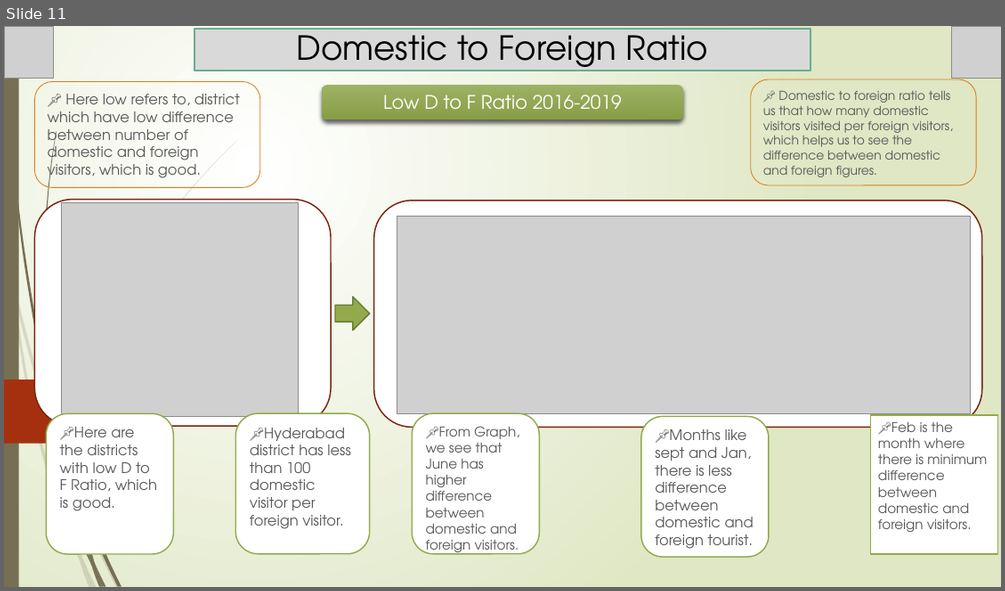
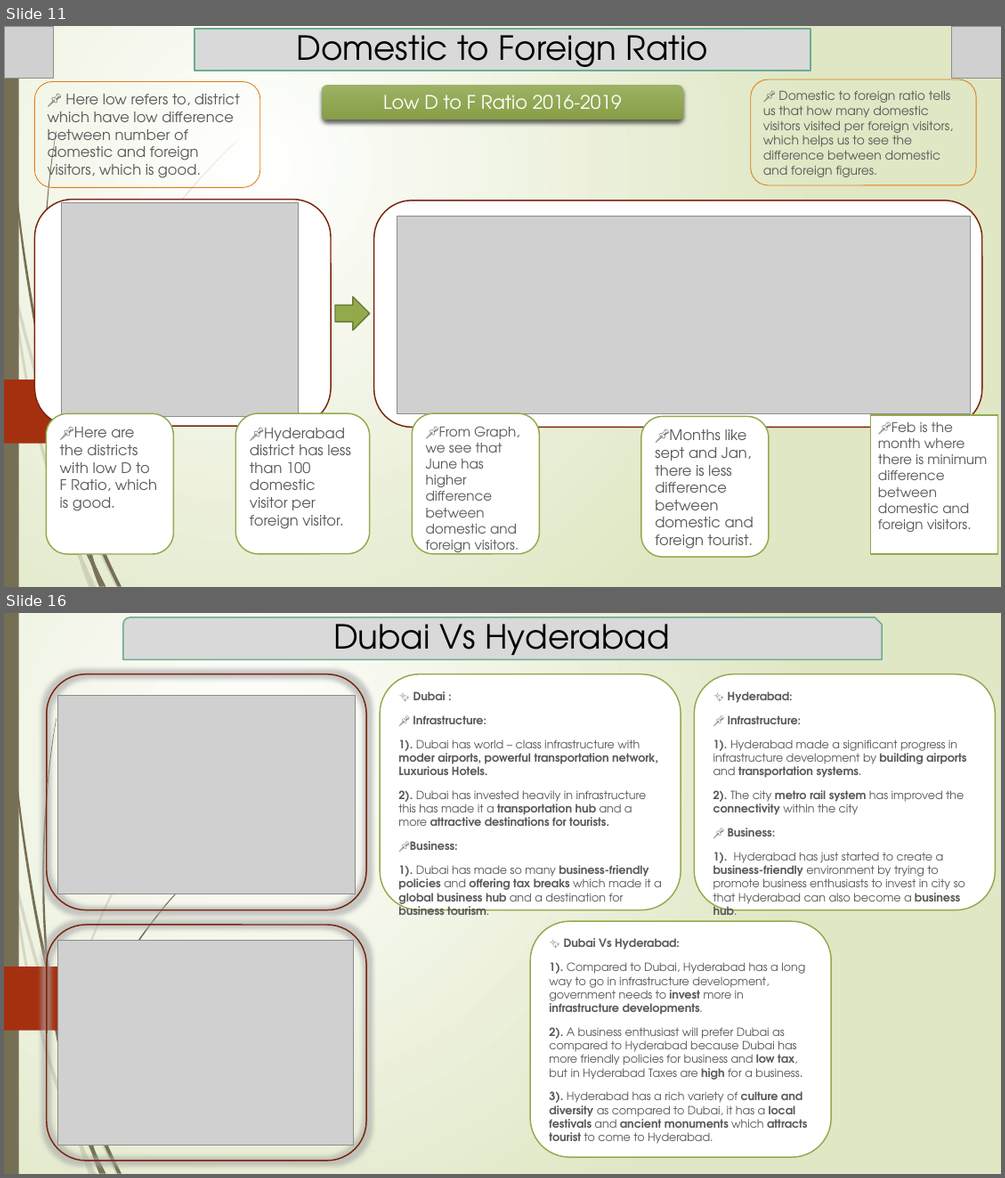
Before and after one commit to Kartik-Lohar/Telangana_Tourism, a slide deck: Tourism Challenge by Codebasics.pptx. Shown one above the other, each under a label of ours: slide 11 before the commit, slides 11 and 16 after it; the slides between them are not shown. The pictures are 1005x591 and 1005x1178 pixels, drawn with LibreOffice and Linux fonts; fonts in the diff are those of the drawing; grey boxes stand for pictures. Boxes give left, top, right and bottom in pixels: in the first picture for what was removed or moved away, otherwise in the second. Text is boxed around its words. In the diff, an @@ line names an element or a change of style, - is before the commit and + after.

Commit message:
Added Dubai Vs Hyderabad slides

```diff
--- a/Tourism Challenge by Codebasics.pptx
+++ b/Tourism Challenge by Codebasics.pptx
@@ slide 16 added at [4, 613, 1001, 1174], background gradient #FFFFFF to #DFE8C4; not listed: 21 template elements that a slide beside it also shows @@
@@ snip round rect added at [123, 617, 882, 659], fill #D9D9D9, outline #6AAC91 1.25 pt, 32 pt, text #000000 @@
+Dubai Vs Hyderabad
@@ rounded rectangle added at [47, 674, 367, 910], outline #7A240C 1.25 pt @@
@@ rounded rectangle added at [380, 674, 680, 910], fill #FFFFFF, outline #92AA4C 1.25 pt, 10.8 pt, text #595959, bold @@
+✨ Dubai :
+📌 Infrastructure:
+1). Dubai has world – class infrastructure with moder airports, powerful transportation network, Luxurious Hotels.
+2). Dubai has invested heavily in infrastructure this has made it a transportation hub and a more attractive destinations for tourists.
+📌Business:
+1). Dubai has made so many business-friendly policies and offering tax breaks which made it a global business hub and a destination for business tourism.
@@ rounded rectangle added at [695, 674, 995, 910], fill #FFFFFF, outline #92AA4C 1.25 pt, 10.8 pt, text #595959 @@
+✨ Hyderabad:
+📌 Infrastructure:
+1). Hyderabad made a significant progress in infrastructure development by building airports and transportation systems.
+2). The city metro rail system has improved the connectivity within the city
+📌 Business:
+1). Hyderabad has just started to create a business-friendly environment by trying to promote business enthusiasts to invest in city so that Hyderabad can also become a business hub.
@@ picture added at [57, 695, 355, 893] @@
@@ rounded rectangle added at [47, 925, 367, 1160], outline #7A240C 1.25 pt @@
@@ rounded rectangle added at [531, 921, 831, 1157], fill #FFFFFF, outline #92AA4C 1.25 pt, 10.8 pt, text #595959 @@
+✨ Dubai Vs Hyderabad:
+1). Compared to Dubai, Hyderabad has a long way to go in infrastructure development, government needs to invest more in infrastructure developments.
+2). A business enthusiast will prefer Dubai as compared to Hyderabad because Dubai has more friendly policies for business and low tax, but in Hyderabad Taxes are high for a business.
+3). Hyderabad has a rich variety of culture and diversity as compared to Dubai, it has a local festivals and ancient monuments which attracts tourist to come to Hyderabad.
@@ freeform shape added at [45, 949, 52, 990], fill #766F54 @@
@@ picture added at [57, 941, 353, 1144] @@
```
Also in this commit, not shown: 1 slide changed, 1 other slide added.
